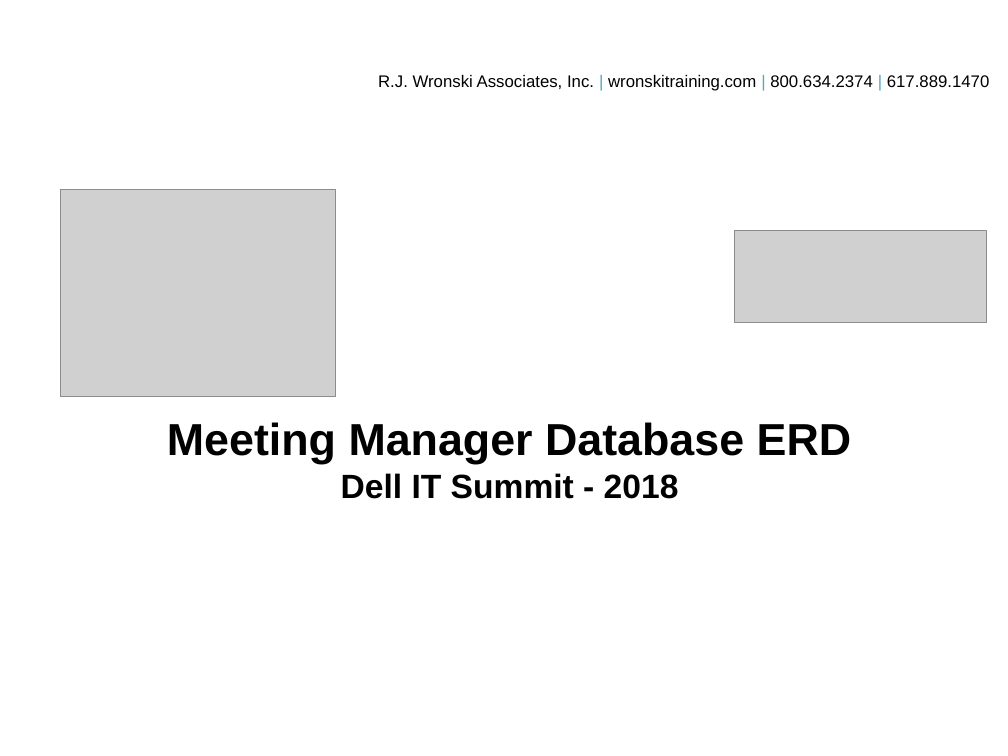
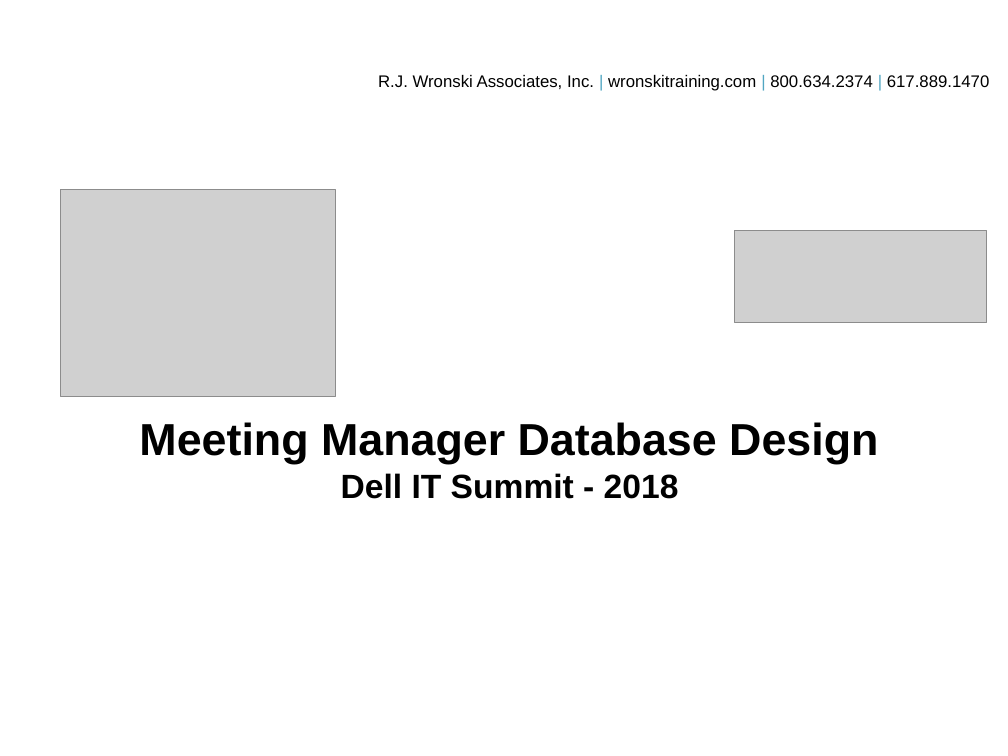
Before and after one commit to jentechdan/meetman, a slide deck: slide 1 of postgres schema/ERD.pptx. Drawn at 1008x756 pixels with LibreOffice and Linux fonts; fonts in the diff are those of the drawing; grey boxes stand for pictures; background and template pictures are left out. Boxes give left, top, right and bottom in pixels: in the first picture for what was removed or moved away, otherwise in the second. Text is boxed around its words. In the diff, an @@ line names an element or a change of style, - is before the commit and + after.

```diff
--- a/postgres schema/ERD.pptx
+++ b/postgres schema/ERD.pptx
@@ title at box(139, 422, 878, 499): text changed @@
-Meeting Manager Database ERD
-Dell IT Summit - 2018
+Meeting Manager Database Design
+Dell IT Summit - 2018
```
Also in this commit, not shown: 1 other slide changed, 4 slides removed, 12 other files.
